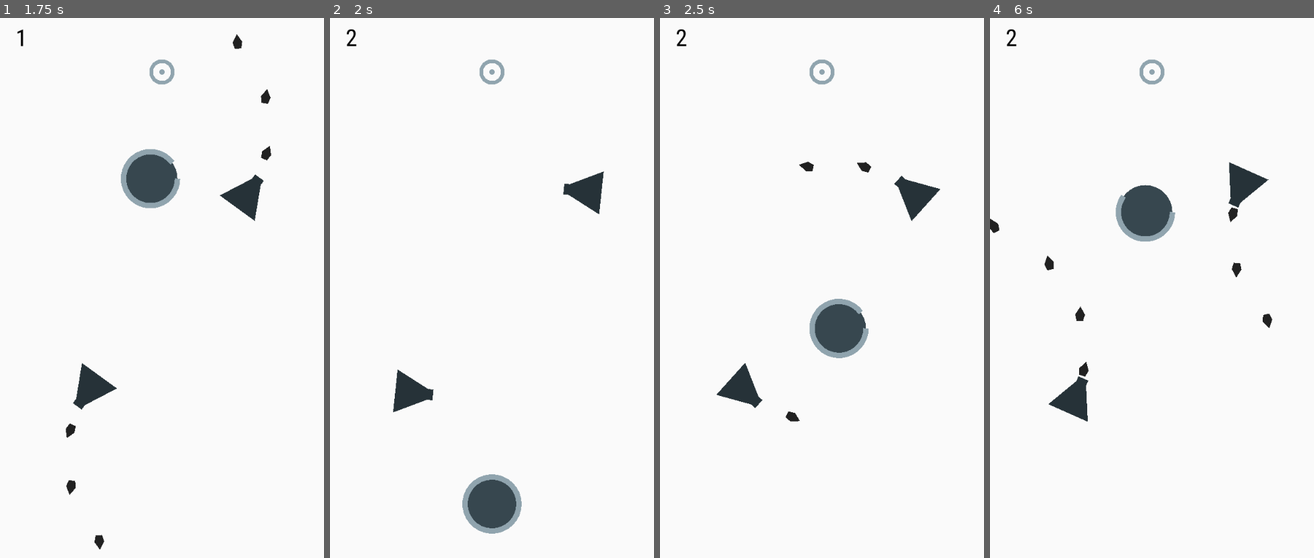
Above: before the commit, frames 1-4 (left to right).
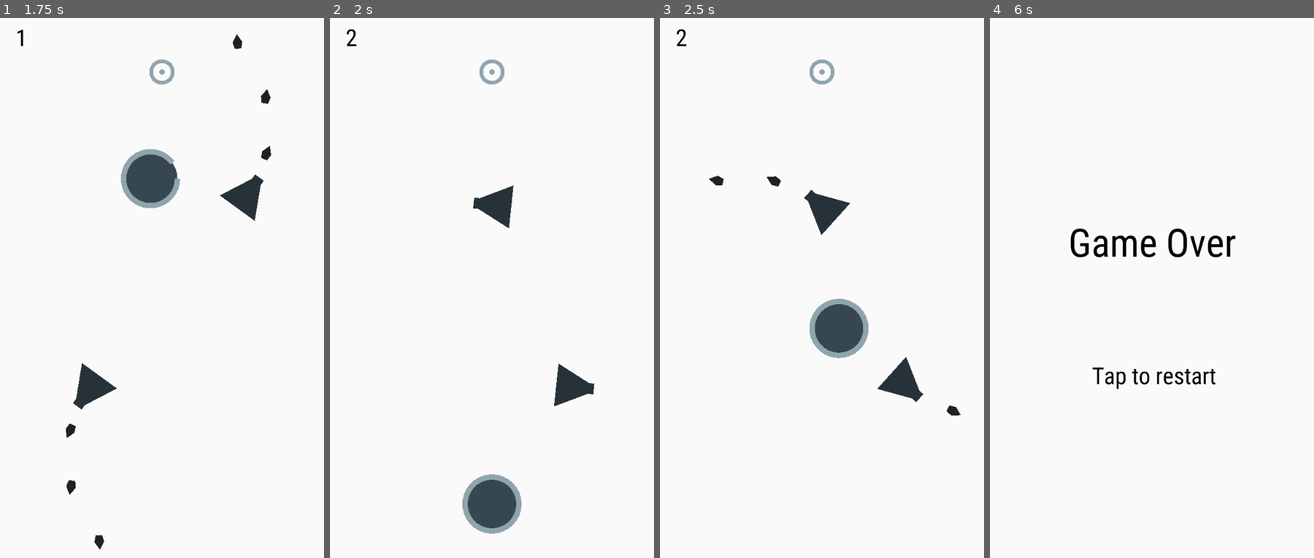
Above: after the commit, the same moments.

Repository: HassanHeydariNasab/Bala
Game: Godot game, scene res://Main.tscn
Two runs of this game, one before a commit and one after it. Both use one fixed random seed, a clock stepped at 60 frames per second and the inputs below.
Inputs (mouse positions are in pixels of both pictures, inside the frame that each line leads up to):
- Up to frame 1 (1.75 s): move the mouse to (233, 261) at 0.52 s; click (233, 261) at 0.67 s; drag from (97, 315) to (162, 72) at 1.27 s
- Up to frame 2 (2 s): no input
- Up to frame 3 (2.5 s): move the mouse to (854, 169) at 2.02 s; click (854, 169) at 2.17 s
- Up to frame 4 (6 s): drag from (1135, 396) to (1077, 153) at 2.77 s; move the mouse to (1249, 369) at 3.52 s; click (1249, 369) at 3.67 s; drag from (1054, 207) to (1009, 444) at 4.27 s; move the mouse to (1168, 288) at 5.02 s; click (1168, 288) at 5.17 s; drag from (1103, 153) to (1252, 250) at 5.77 s

Frame 1 is identical in both runs. In frame 2, 2.2% of the frame differs, in the area x 19-85%, y 28-73%; in frame 3, 2.6%; in frame 4, 4.6%, in the area x 0-88%, y 2-75%.

Commit message:
Load level from Levels dir

Diff:
--- /dev/null
+++ b/Levels/Level_1.tscn
@@ -0,0 +1,24 @@
+[gd_scene load_steps=4 format=2]
+
+[ext_resource path="res://Shooter.tscn" type="PackedScene" id=1]
+[ext_resource path="res://Target.tscn" type="PackedScene" id=2]
+[ext_resource path="res://Player.tscn" type="PackedScene" id=3]
+
+[node name="Level" type="Node2D"]
+
+[node name="Target" parent="." instance=ExtResource( 2 )]
+position = Vector2( 300, 100 )
+
+[node name="Bullets" type="Node2D" parent="."]
+
+[node name="Shooter" parent="." instance=ExtResource( 1 )]
+position = Vector2( 462.853, 319.777 )
+rotation = 3.14159
+
+[node name="Shooter2" parent="." instance=ExtResource( 1 )]
+position = Vector2( 160.749, 694.89 )
+
+[node name="Player" parent="." instance=ExtResource( 3 )]
+position = Vector2( 300, 900 )
+
+[node name="Move" type="Tween" parent="Player"]
--- a/Level_1.tscn
+++ b/Levels/Level_2.tscn
@@ -12,11 +12,11 @@
 [node name="Bullets" type="Node2D" parent="."]
 
 [node name="Shooter" parent="." instance=ExtResource( 6 )]
-position = Vector2( 462.853, 319.777 )
+position = Vector2( 295.853, 345.777 )
 rotation = 3.14159
 
 [node name="Shooter2" parent="." instance=ExtResource( 6 )]
-position = Vector2( 160.749, 694.89 )
+position = Vector2( 458.749, 683.89 )
 
 [node name="Player" parent="." instance=ExtResource( 4 )]
 position = Vector2( 300, 900 )
--- a/Main.gd
+++ b/Main.gd
@@ -4,9 +4,15 @@
 onready var Player = $Level/Player
 onready var Player__Move = $Level/Player/Move
 
+func _init():
+	var Level = load('res://Levels/Level_'+str(G.level)+'.tscn')
+	var Level_ = Level.instance()
+	self.add_child(Level_)
+
 
 func _ready():
 	LevelNumber.set_text(str(G.level))
+
 
 
 func _process(delta):
--- a/Main.tscn
+++ b/Main.tscn
@@ -1,13 +1,10 @@
-[gd_scene load_steps=4 format=2]
+[gd_scene load_steps=3 format=2]
 
 [ext_resource path="res://Main.gd" type="Script" id=1]
-[ext_resource path="res://Level_1.tscn" type="PackedScene" id=2]
 [ext_resource path="res://Fonts/roboto.font" type="BitmapFont" id=5]
 
 [node name="Main" type="Node2D"]
 script = ExtResource( 1 )
-
-[node name="Level" parent="." instance=ExtResource( 2 )]
 
 [node name="LevelNumber" type="Label" parent="."]
 margin_left = 29.0
